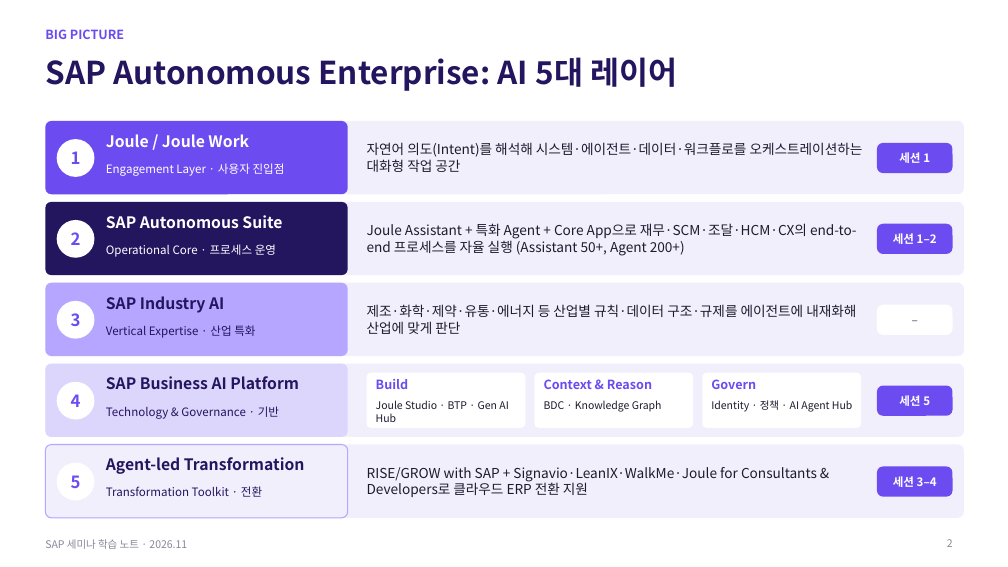
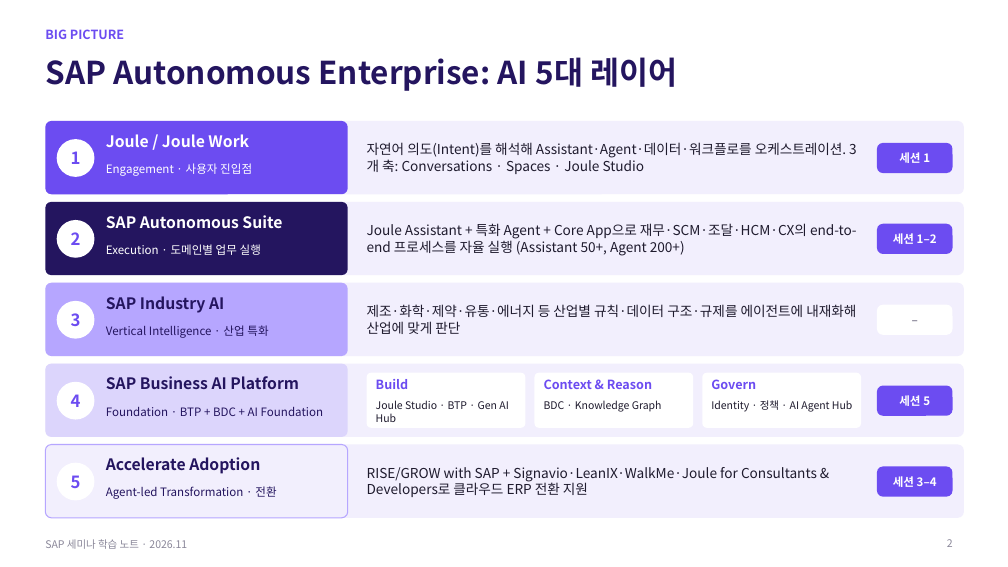
Before and after one commit to qhsghks9/qhsghks, a slide deck: slide 2 of SAP_Seminar_Notes.pptx. Drawn at 1008x567 pixels with LibreOffice and Linux fonts; fonts in the diff are those of the drawing. Boxes give left, top, right and bottom in pixels: in the first picture for what was removed or moved away, otherwise in the second. Text is boxed around its words. In the diff, an @@ line names an element or a change of style, - is before the commit and + after.

```diff
--- a/SAP_Seminar_Notes.pptx
+++ b/SAP_Seminar_Notes.pptx
@@ text at <box>367,142,846,174</box>: text changed @@
-자연어 의도(Intent)를 해석해 시스템·에이전트·데이터·워크플로를 오케스트레이션하는 대화형 작업 공간
+자연어 의도(Intent)를 해석해 Assistant·Agent·데이터·워크플로를 오케스트레이션. 3개 축: Conversations · Spaces · Joule Studio
@@ text at <box>106,163,252,176</box>: text changed @@
-Engagement Layer · 사용자 진입점
+Engagement · 사용자 진입점
@@ text at <box>106,244,261,255</box>: text changed @@
-Operational Core · 프로세스 운영
+Execution · 도메인별 업무 실행
@@ text at <box>106,325,268,338</box>: text changed @@
-Vertical Expertise · 산업 특화
+Vertical Intelligence · 산업 특화
@@ text at <box>106,407,323,416</box>: text changed @@
-Technology & Governance · 기반
+Foundation · BTP + BDC + AI Foundation
@@ text at <box>106,457,260,474</box>: text changed @@
-Agent-led Transformation
+Accelerate Adoption
@@ text at <box>106,486,276,499</box>: text changed @@
-Transformation Toolkit · 전환
+Agent-led Transformation · 전환
```
Also in this commit, not shown: 1 other slide changed.
